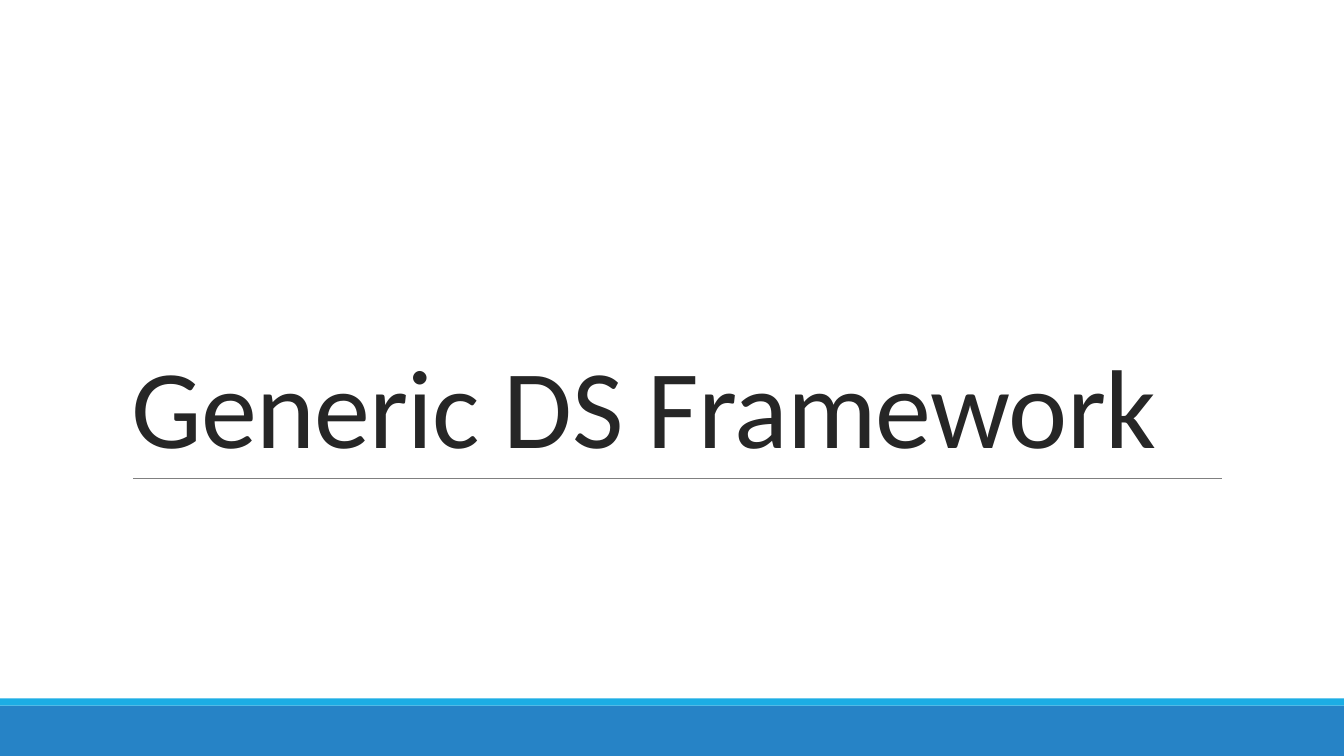
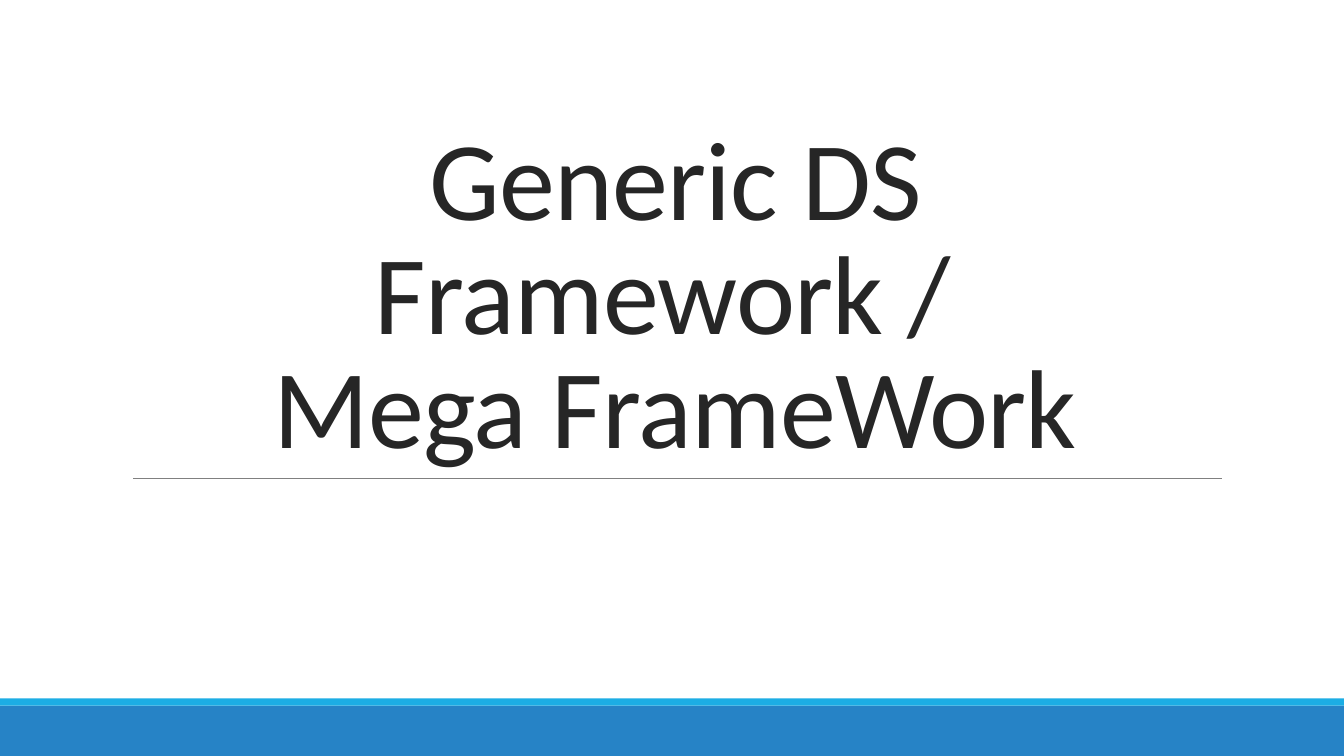
Before and after one commit to DistributedSystems-Fall2018-NEDUET/project-dist_sys, a slide deck: slide 1 of Project Interim Submission/Generic DS Framework.pptx. Drawn at 1344x756 pixels with LibreOffice and Linux fonts; fonts in the diff are those of the drawing. Boxes give left, top, right and bottom in pixels: in the first picture for what was removed or moved away, otherwise in the second. Text is boxed around its words. In the diff, an @@ line names an element or a change of style, - is before the commit and + after.

Commit message:
Title added + Content Slide Added + Objective has been finalized

```diff
--- a/Project Interim Submission/Generic DS Framework.pptx
+++ b/Project Interim Submission/Generic DS Framework.pptx
@@ title at (274, 143, 1076, 468): text changed @@
-Generic DS Framework
+Generic DS Framework /
+Mega FrameWork
```
Also in this commit, not shown: 2 slides added, 1 slide removed.
